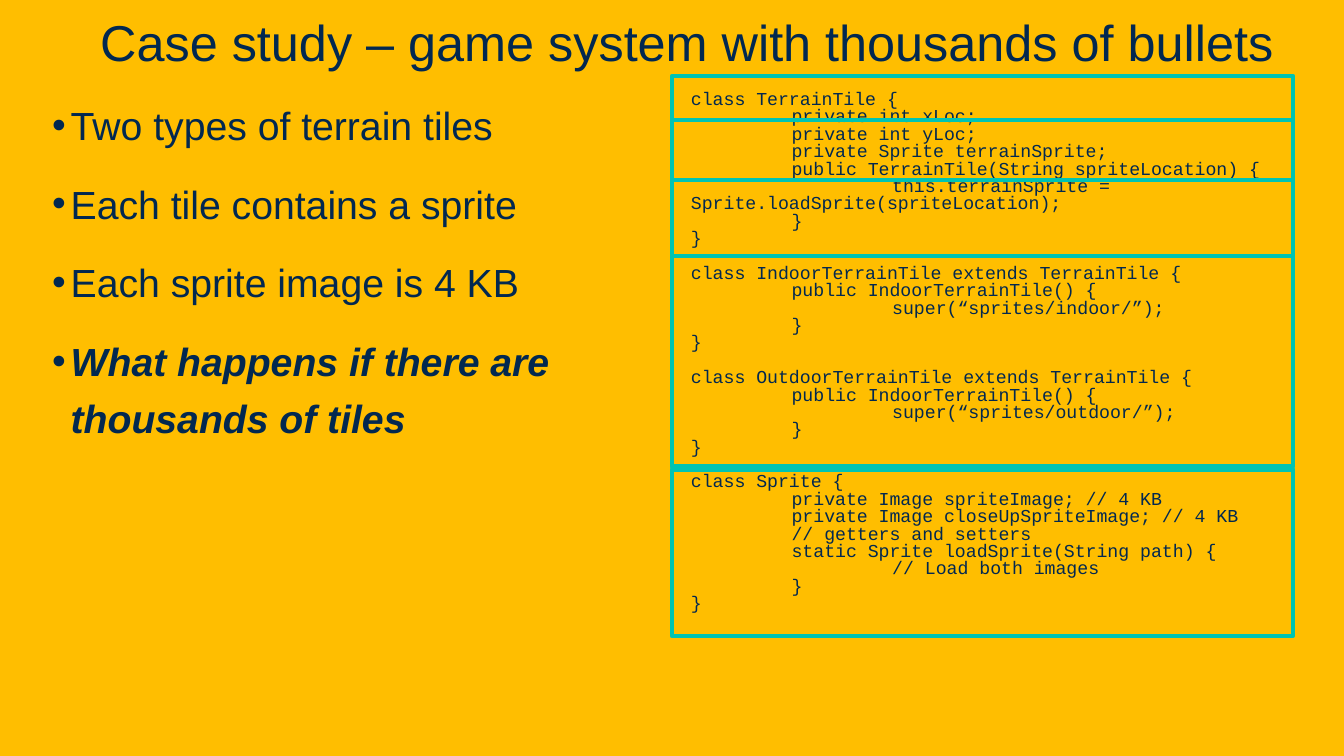
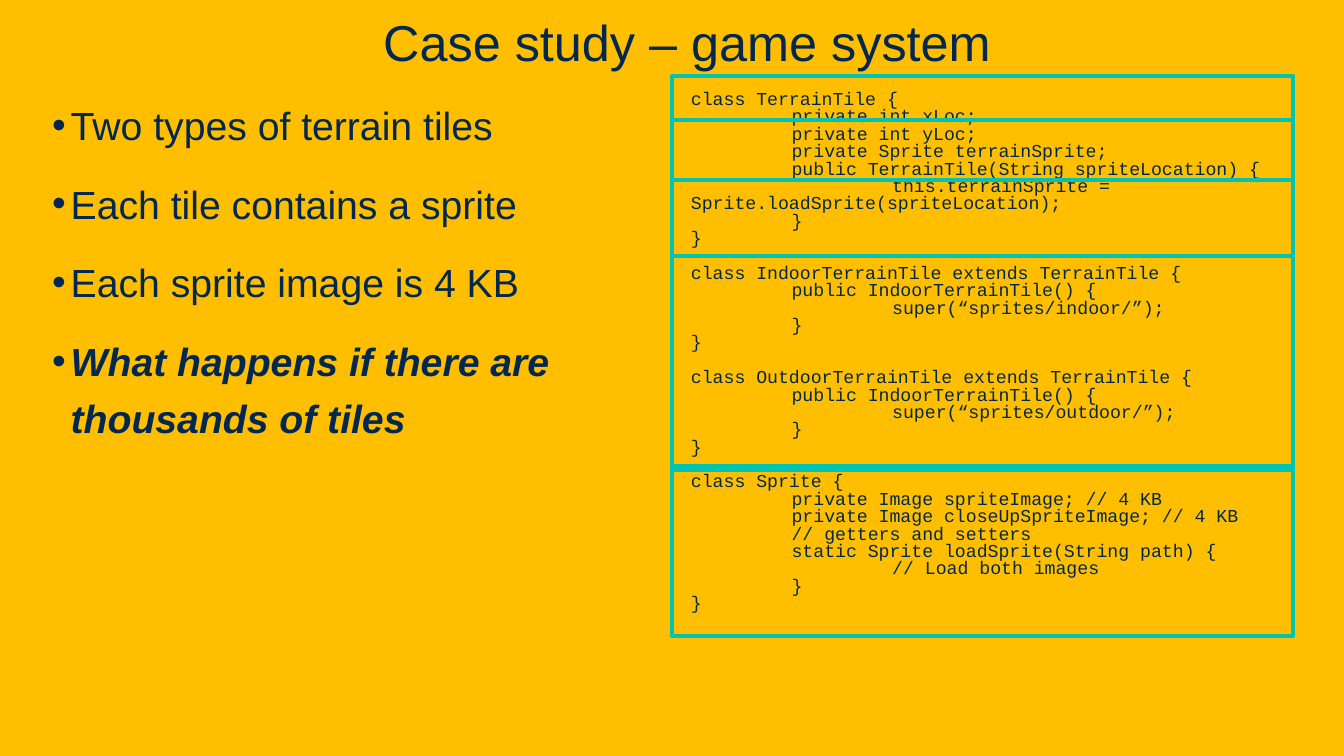
Before and after one commit to davsec-teaching/ECS160-Winter2025, a slide deck: slide 83 of slides/8_design_patterns.pptx. Drawn at 1344x756 pixels with LibreOffice and Linux fonts; fonts in the diff are those of the drawing; background and template pictures are left out. Boxes give left, top, right and bottom in pixels: in the first picture for what was removed or moved away, otherwise in the second. Text is boxed around its words. In the diff, an @@ line names an element or a change of style, - is before the commit and + after.

```diff
--- a/slides/8_design_patterns.pptx
+++ b/slides/8_design_patterns.pptx
@@ title at (383,24,991,71): text changed @@
-Case study – game system with thousands of bullets
+Case study – game system
```
Also in this commit, not shown: 17 other slides changed, 1 slide added.
